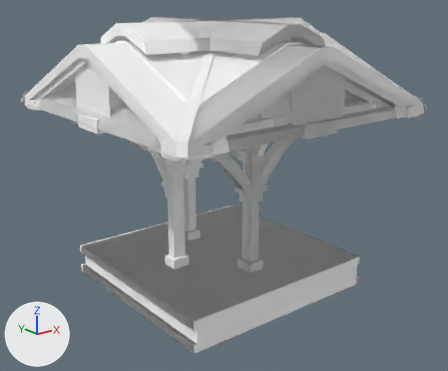
A saved change to the glTF model mods/building-railway/data/jakob/platform/platform.gltf.
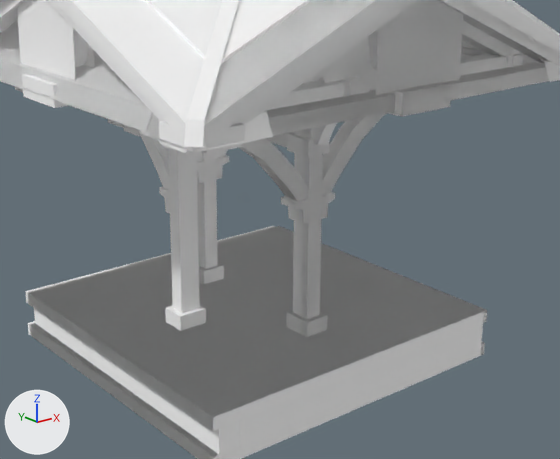
Each version appears first whole from a 50 mm lens placed at (-1.819, -2.324, 1.399), pointed at (-0.001, -0.052, 0.49), and next in a close-up on the part from 14% to 90% of the width and 18% to 94% of the height. The lights are fixed; the arrows at lower left show +X, +Y and +Z. Where no turn or scale is listed for an object, it has been applied to the vertices.

Objects in the first close-up: '_3way_lod0', '_corner_lod0', '_end_entry_lod0', '_end_lod0', '_mid_lod0', '_roof_3way_lod0', '_roof_corner_lod0', '_roof_mid_lod0', '_roof_xing_lod0', '_xing_lod0'.
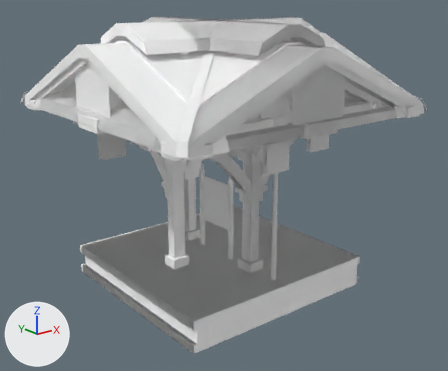
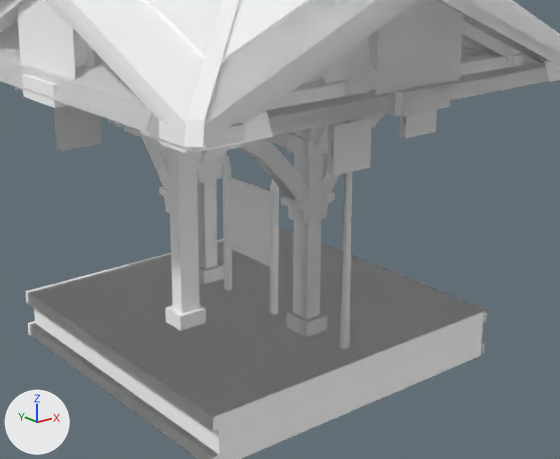
What changed in the scene script:
```text
Add mat_lamppost:
    mat_lamppost = principled_material('lamppost')
    mat_lamppost.base_color = (0.8, 0.8, 0.8)  # white #e7e7e7
Add mat_baked_texture:
    mat_baked_texture = principled_material('baked_texture')
    mat_baked_texture.base_color = (1.0, 1.0, 1.0)  # white #ffffff
    mat_baked_texture.metallic = 1.0
    mat_baked_texture.roughness = 1.0
Add me_mesh_0_018:
    me_mesh_0_018.from_pydata(...)  # 88 vertices, 96 faces; spans x -0.067..0.067, y -0.012..0.016, z -0.181..0.507
    me_mesh_0_018.materials.append(mat_lamppost)  # its picture is missing
Add me_mesh_0_009:
    me_mesh_0_009.from_pydata(...)  # 182 vertices, 202 faces; spans x -0.939..0.067, y -0.011..0.525, z -0.184..0.507
    # faces by material slot: [168, 34]
    me_mesh_0_009.materials.append(mat_lamppost)  # its picture is missing
    me_mesh_0_009.materials.append(mat_baked_texture)  # white #ffffff
Add ob_clock_lod0:
    ob_clock_lod0 = bpy.data.objects.new('_clock_lod0', me_mesh_0_018)
    ob_clock_lod0.location = (0.0, -0.415, 0.304)
Add ob_timetable_lod0:
    ob_timetable_lod0 = bpy.data.objects.new('_timetable_lod0', me_mesh_0_009)
    ob_timetable_lod0.location = (0.436, -0.257, 0.304)
```

Where the change shows, as pixel boxes [x1, y1, x2, y2] in the close-ups (560 x 459 px):
'_timetable_lod0', added
    after: [54, 106, 437, 314]
    faces in mat_baked_texture (white #ffffff): [223, 154, 279, 314]
    faces in mat_lamppost (its picture is missing): [54, 106, 437, 151]
'_clock_lod0', added
    after: [327, 117, 372, 349]
